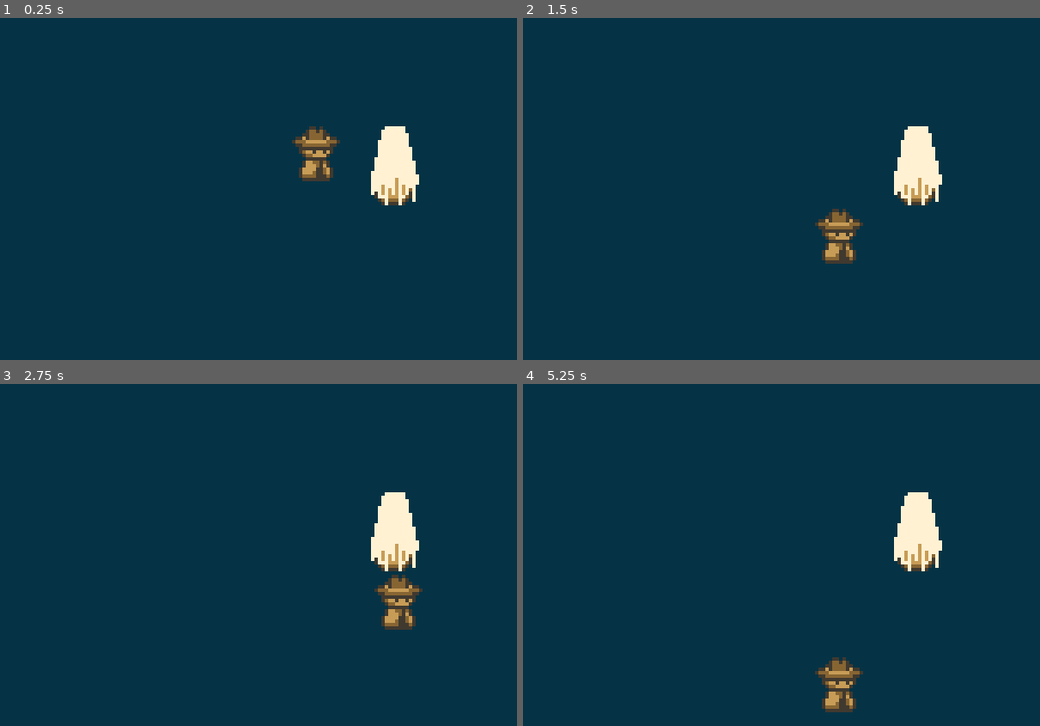
Above: before the commit, frames 1-4 (two rows, left to right).
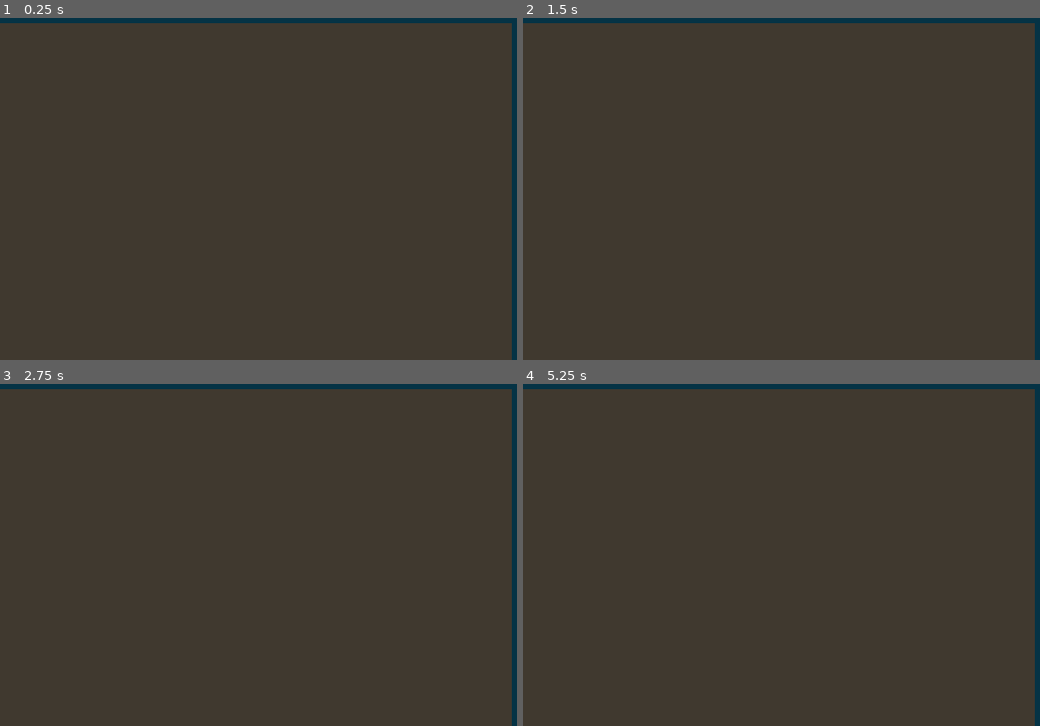
Above: after the commit, the same moments.

Repository: ThGnommy/gb-jam-13
Game: Godot game, scene res://scenes/levels/main.tscn
The game is run twice, just before and just after one commit, with the same random seed, the same clock (stepped at 60 frames per second) and the same inputs.
Inputs:
- Up to frame 1 (0.25 s): no input
- Up to frame 2 (1.5 s): tap Enter at 0.5 s; hold Right (right) 0.53-1.28 s; tap Space at 1.25 s; hold Down (down) from 1.28 s (still down)
- Up to frame 3 (2.75 s): tap Enter at 2 s; release Down (down) at 2.03 s; hold Right (right) from 2.03 s (still down)
- Up to frame 4 (5.25 s): tap Space at 2.75, 4.25 s; release Right (right) at 2.78 s; hold Up (up) 2.78-3.53 s; tap Enter at 3.5 s; hold Left (left) 3.53-5.03 s; hold Down (down) from 5.03 s (still down)

The runs differ from the first frame. In frame 1, 97% of the frame differs, in the area x 0-100%, y 1-100%; in frame 2, 97%; in frame 3, 97%; in frame 4, 97%.

Commit message:
palette switcher

Diff:
--- a/scenes/levels/main.tscn
+++ b/scenes/levels/main.tscn
@@ -1,7 +1,16 @@
-[gd_scene load_steps=3 format=3 uid="uid://6er53p8dim3l"]
+[gd_scene load_steps=7 format=3 uid="uid://6er53p8dim3l"]
 
 [ext_resource type="PackedScene" uid="uid://b8ebdasa41hb3" path="res://scenes/objects/player.tscn" id="1_72ix8"]
 [ext_resource type="PackedScene" uid="uid://co2yl7qm7j5ga" path="res://scenes/objects/Object.tscn" id="2_2vj2h"]
+[ext_resource type="Texture2D" uid="uid://cjd4htteekib" path="res://assets/sprites/Palette/GreyscalePalette.png" id="3_u81e1"]
+[ext_resource type="Shader" uid="uid://ce3l41fe36x0c" path="res://shaders/palette_swap.gdshader" id="3_y0acb"]
+[ext_resource type="Texture2D" uid="uid://c377mmmtxjhuc" path="res://assets/sprites/Palette/BrownPalette.png" id="5_b6bv0"]
+
+[sub_resource type="ShaderMaterial" id="ShaderMaterial_j4d2a"]
+shader = ExtResource("3_y0acb")
+shader_parameter/brightness = -1.0
+shader_parameter/source_palette = ExtResource("3_u81e1")
+shader_parameter/target_palette = ExtResource("5_b6bv0")
 
 [node name="Main" type="Node2D"]
 
@@ -11,3 +20,29 @@
 
 [node name="Object" parent="." instance=ExtResource("2_2vj2h")]
 position = Vector2(35, 15)
+
+[node name="Sprite2D" type="Sprite2D" parent="."]
+scale = Vector2(10, 10)
+texture = ExtResource("3_u81e1")
+
+[node name="Control" type="Control" parent="."]
+layout_mode = 3
+anchors_preset = 0
+offset_right = 40.0
+offset_bottom = 40.0
+scale = Vector2(4.03263, 3.66414)
+size_flags_horizontal = 3
+size_flags_vertical = 3
+
+[node name="ColorRect" type="ColorRect" parent="Control"]
+material = SubResource("ShaderMaterial_j4d2a")
+layout_mode = 1
+anchors_preset = 15
+anchor_right = 1.0
+anchor_bottom = 1.0
+offset_left = -22.8139
+offset_top = -7.0958
+offset_right = -22.8139
+offset_bottom = -7.0958
+grow_horizontal = 2
+grow_vertical = 2
--- /dev/null
+++ b/shaders/palette_swap.gdshader
@@ -0,0 +1,30 @@
+shader_type canvas_item;
+
+uniform sampler2D screen_texture : hint_screen_texture, repeat_disable, filter_nearest;
+
+uniform float brightness : hint_range(-1, 1) = 0;
+uniform sampler2D source_palette;
+uniform sampler2D target_palette;
+
+void fragment() {
+	vec4 screen_color = texture(screen_texture, SCREEN_UV);
+	ivec2 pal_size = textureSize(source_palette, 0);
+
+	float color_diff = 1.0;
+	int nearest_swatch = 0;
+
+	for (int swatch=0; swatch < pal_size.x; swatch++) {
+		vec4 sampled_color = texelFetch(source_palette, ivec2(swatch,0), 0);
+		float new_color_diff = distance(sampled_color, screen_color);
+
+		if (new_color_diff < color_diff) {
+			color_diff = new_color_diff;
+			nearest_swatch = swatch;
+		}
+	}
+
+	int swatch_offset = int(brightness * float(pal_size.x));
+	int target_swatch = clamp(nearest_swatch + swatch_offset, 0, pal_size.x -1);
+
+	COLOR = texelFetch(target_palette, ivec2(target_swatch, 0), 0);
+}
Not shown, added: assets/sprites/Environment/TileSet.png.import
Binary file added: assets/sprites/Palette/BrownPalette.png
Not shown, added: assets/sprites/Palette/BrownPalette.png.import
Binary file added: assets/sprites/Palette/GreyscalePalette.png
Not shown, added: assets/sprites/Palette/GreyscalePalette.png.import
Not shown, added: assets/sprites/Player/StandardBullet-Sheet.png.import
Not shown, added: shaders/palette_swap.gdshader.uid
